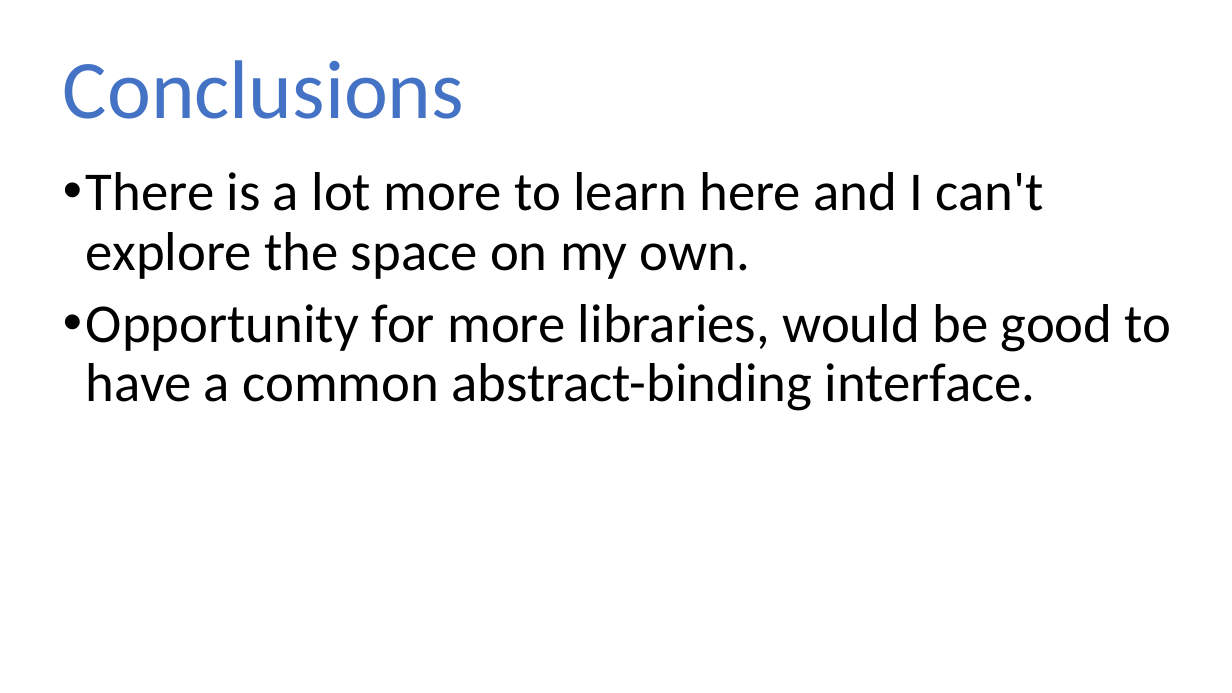
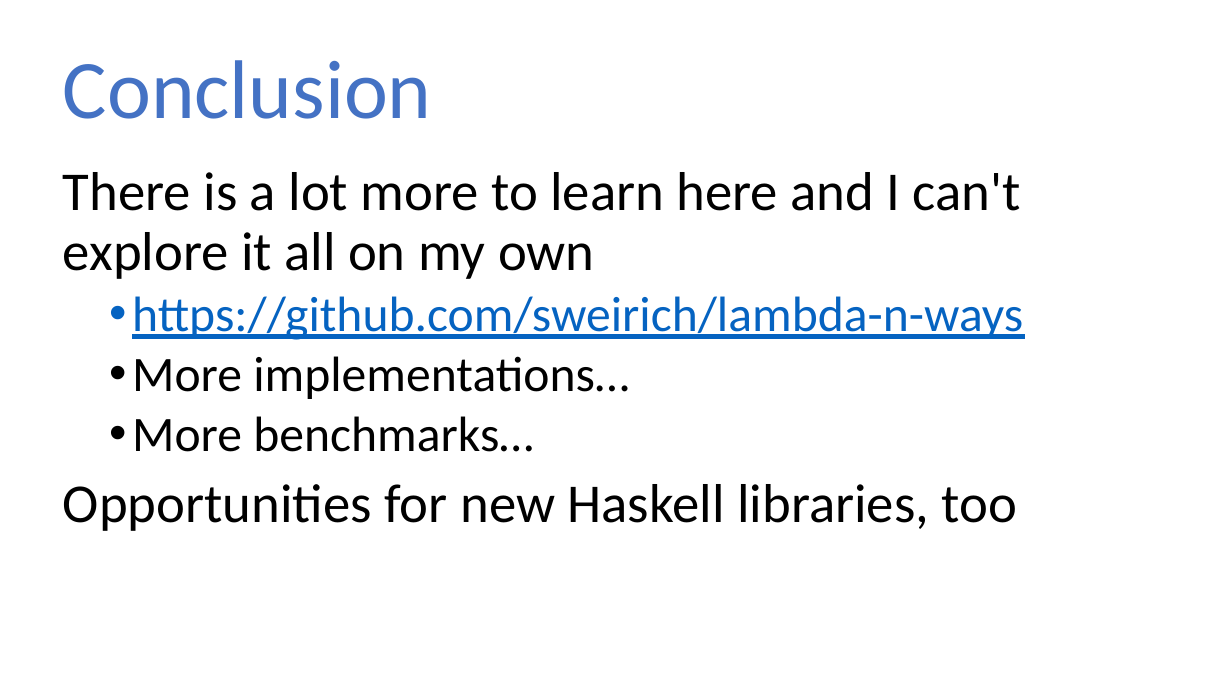
Before and after one commit to sweirich/lambda-n-ways, a slide deck: slide 44 of plclub-2021.pptx (slide 39 before the commit). Drawn at 1232x693 pixels with LibreOffice and Linux fonts; fonts in the diff are those of the drawing. Boxes give left, top, right and bottom in pixels: in the first picture for what was removed or moved away, otherwise in the second. Text is boxed around its words. In the diff, an @@ line names an element or a change of style, - is before the commit and + after.

```diff
--- a/plclub-2021.pptx
+++ b/plclub-2021.pptx
@@ title at box(63, 60, 432, 119): text changed @@
-Conclusions
+Conclusion
@@ text at box(63, 172, 1023, 531): text changed @@
-• There is a lot more to learn here and I can't explore the space on my own.
-• Opportunity for more libraries, would be good to have a common abstract-binding interface.
+There is a lot more to learn here and I can't explore it all on my own
+  • https://github.com/sweirich/lambda-n-ways
+  • More implementations…
+  • More benchmarks…
+Opportunities for new Haskell libraries, too
```
Also in this commit, not shown: 21 other slides changed, 6 slides added, 16 other files.
